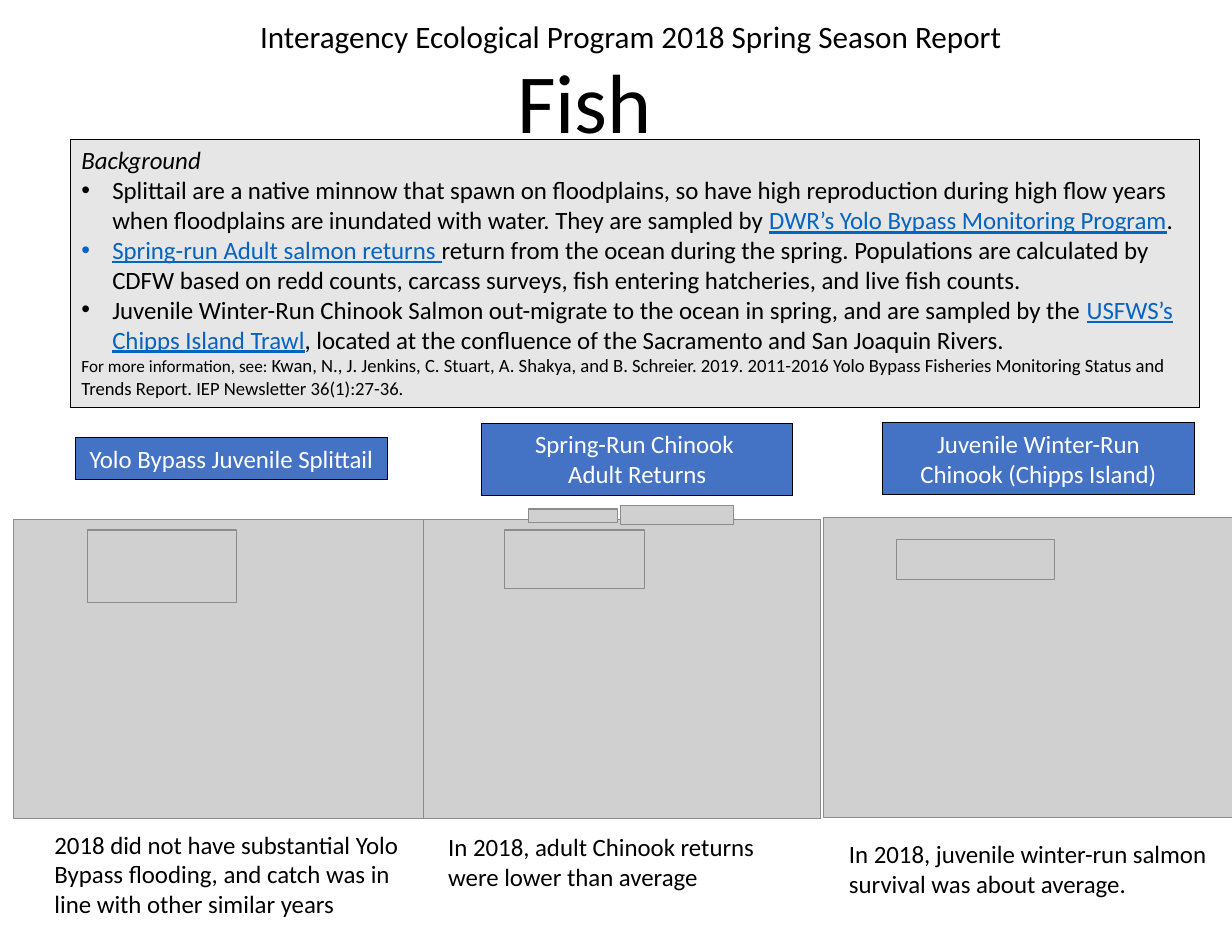
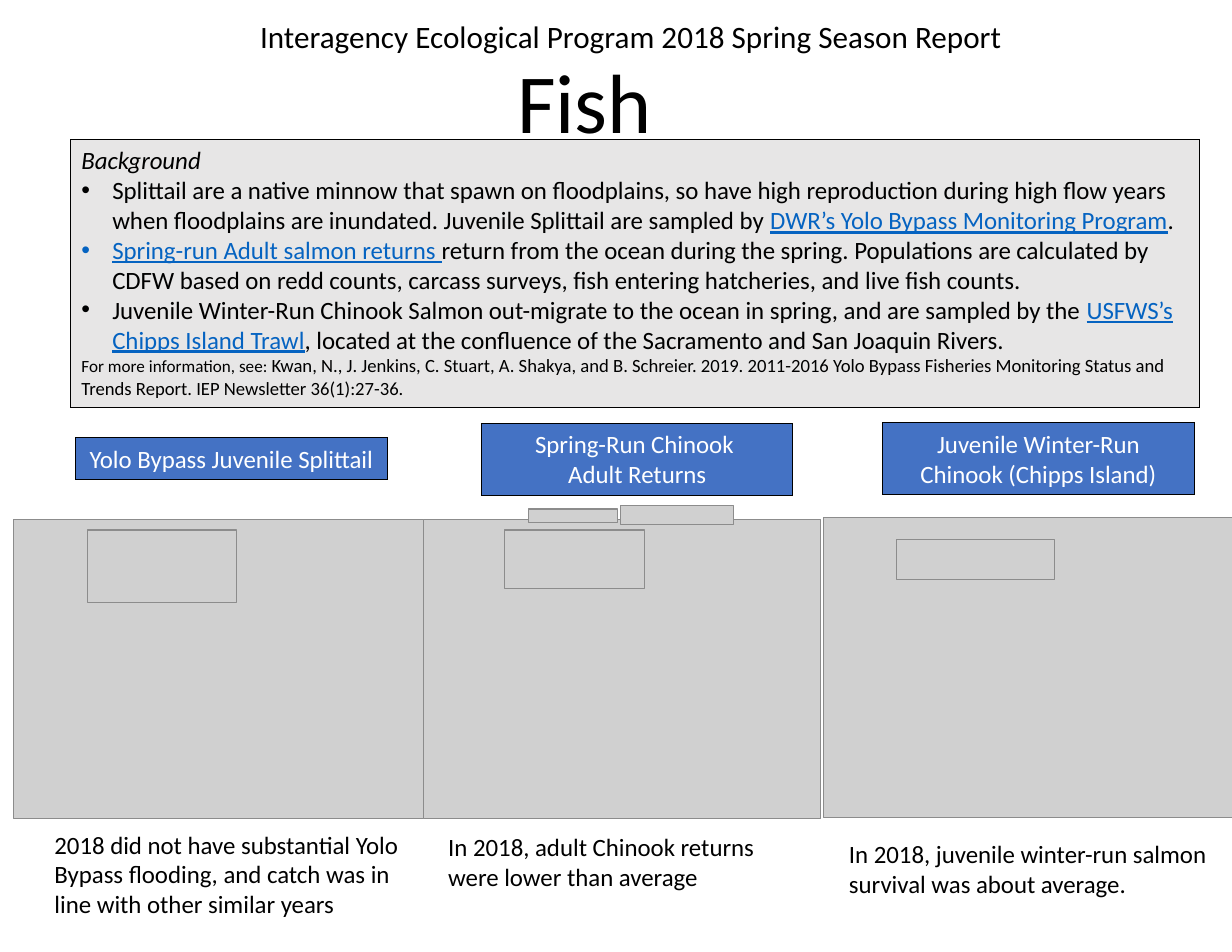
Before and after one commit to InteragencyEcologicalProgram/Status-and-Trends, a slide deck: slide 6 of spring_report/SeasonalMonitoring Spring 2018 14APR2020.pptx. Drawn at 1232x952 pixels with LibreOffice and Linux fonts; fonts in the diff are those of the drawing; grey boxes stand for pictures. Boxes give left, top, right and bottom in pixels: in the first picture for what was removed or moved away, otherwise in the second. Text is boxed around its words. In the diff, an @@ line names an element or a change of style, - is before the commit and + after.

```diff
--- a/spring_report/SeasonalMonitoring Spring 2018 14APR2020.pptx
+++ b/spring_report/SeasonalMonitoring Spring 2018 14APR2020.pptx
@@ text in rectangle at [112, 181, 1174, 234]: text changed @@
-• Splittail are a native minnow that spawn on floodplains, so have high reproduction during high flow years when floodplains are inundated with water. They are sampled by DWR’s Yolo Bypass Monitoring Program.
+• Splittail are a native minnow that spawn on floodplains, so have high reproduction during high flow years when floodplains are inundated. Juvenile Splittail are sampled by DWR’s Yolo Bypass Monitoring Program.
```
Also in this commit, not shown: 3 other slides changed, 10 other files.
